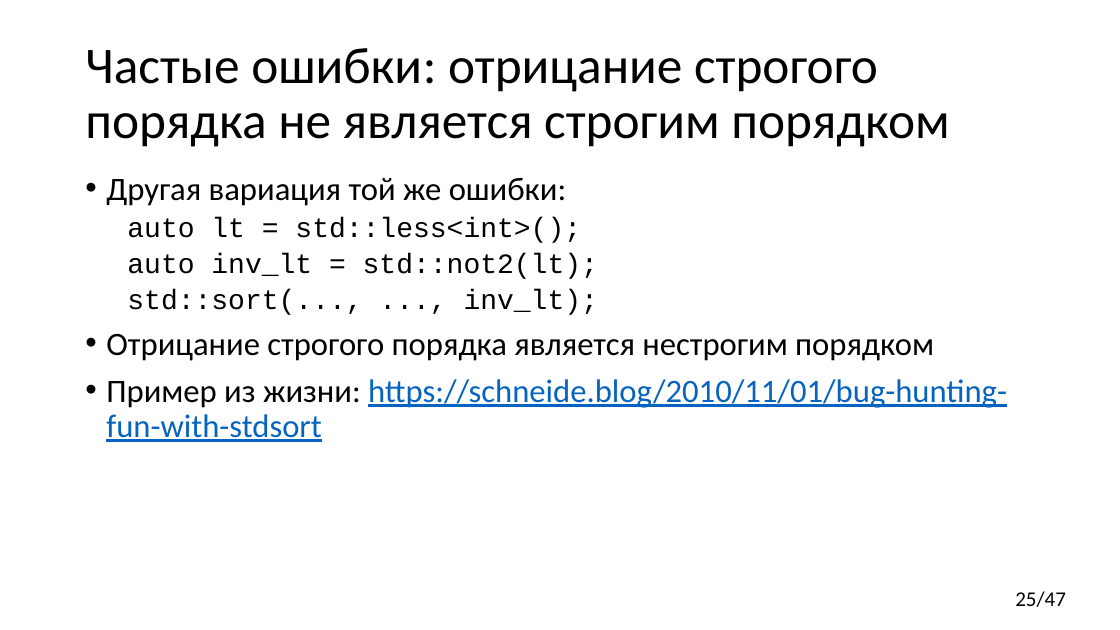
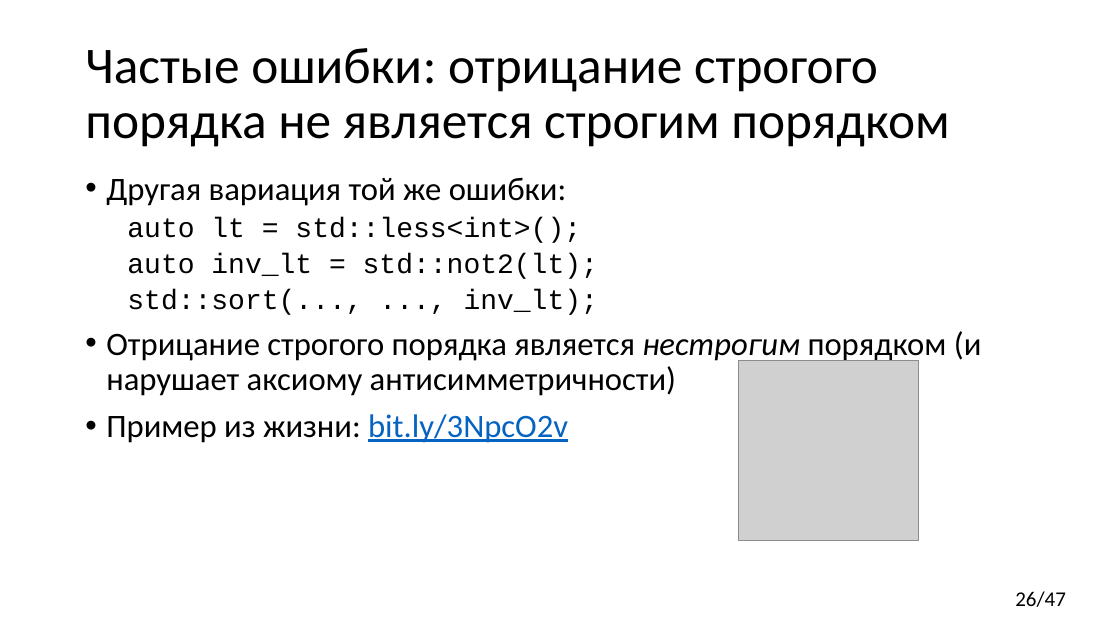
Before and after one commit to yugr/CppRussia, a slide deck: slide 26 of 2023/RU.pptx (slide 25 before the commit). Drawn at 1120x630 pixels with LibreOffice and Linux fonts; fonts in the diff are those of the drawing; grey boxes stand for pictures. Boxes give left, top, right and bottom in pixels: in the first picture for what was removed or moved away, otherwise in the second. Text is boxed around its words. In the diff, an @@ line names an element or a change of style, - is before the commit and + after.

```diff
--- a/2023/RU.pptx
+++ b/2023/RU.pptx
@@ text at box(106, 331, 982, 443): text changed @@
-• Отрицание строгого порядка является нестрогим порядком
-• Пример из жизни: https://schneide.blog/2010/11/01/bug-hunting-fun-with-stdsort
+• Отрицание строгого порядка является нестрогим порядком (и нарушает аксиому антисимметричности)
+• Пример из жизни: bit.ly/3NpcO2v
@@ picture added at box(739, 360, 918, 540) @@
@@ page number at box(1015, 591, 1066, 607): text changed @@
-25/47
+26/47
```
Also in this commit, not shown: 8 other slides changed, 2 slides added.
